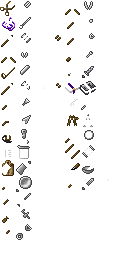
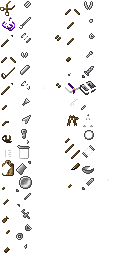
Revision of a layered (128, 256) image; what changed, layer by layer:
painted on "Pasted Layer #4" over [4, 244, 27, 253]
